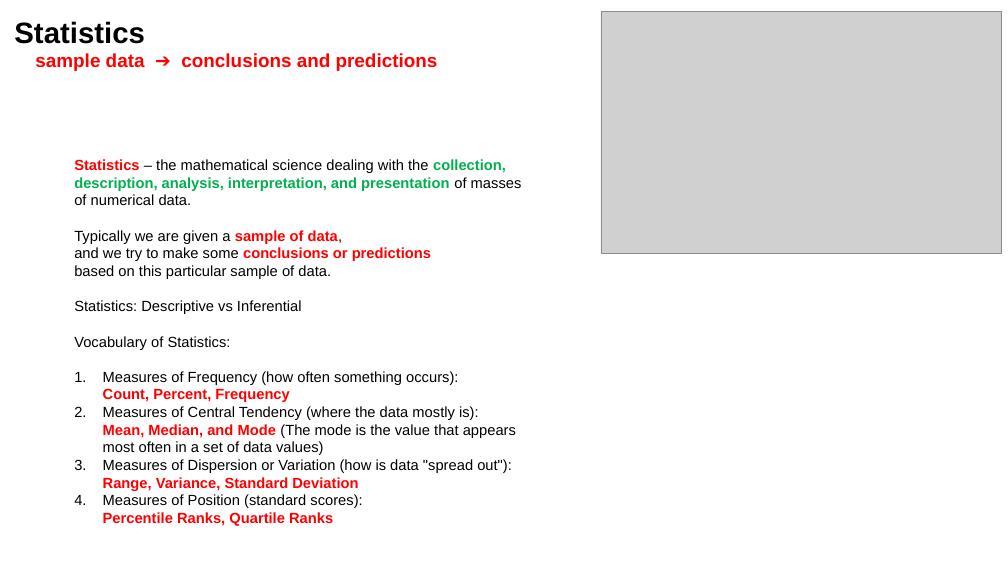
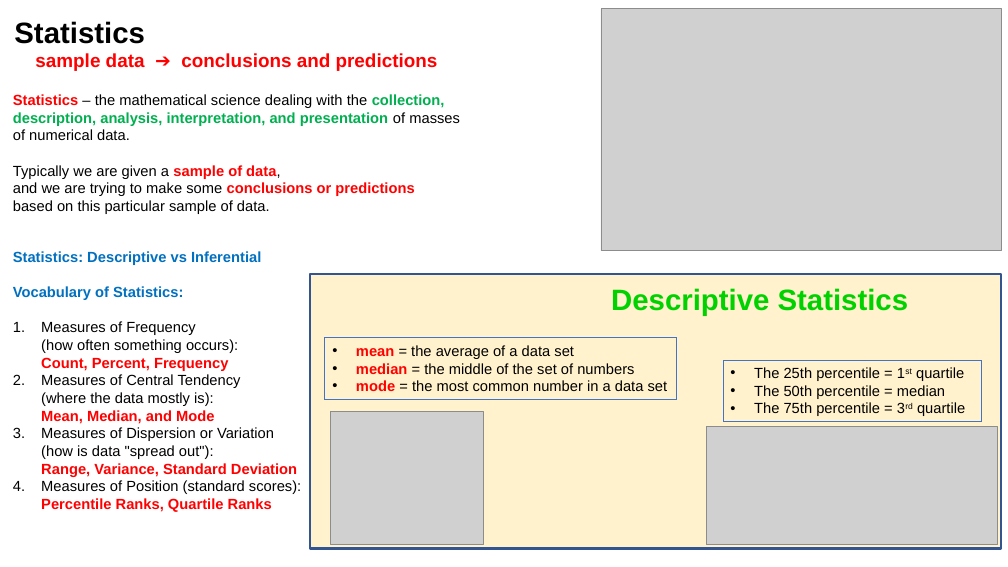
Before and after one commit to lselector/statistics, a slide deck: slide 1 of statistics_01_probability.pptx. Drawn at 1008x567 pixels with LibreOffice and Linux fonts; fonts in the diff are those of the drawing; grey boxes stand for pictures. Boxes give left, top, right and bottom in pixels: in the first picture for what was removed or moved away, otherwise in the second. Text is boxed around its words. In the diff, an @@ line names an element or a change of style, - is before the commit and + after.

```diff
--- a/statistics_01_probability.pptx
+++ b/statistics_01_probability.pptx
@@ text "Statistics – the mathematical science ...": place and size @@
-text "Statistics – the mathematical science ..." at (74, 159, 522, 526)
+text "Statistics – the mathematical science ..." at (13, 94, 460, 214)
@@ text at (13, 165, 414, 214): text changed @@
-Typically we are given a sample of data,
-and we try to make some conclusions or predictions
-based on this particular sample of data.
-Statistics: Descriptive vs Inferential
-Vocabulary of Statistics:
-1. Measures of Frequency (how often something occurs):
-   Count, Percent, Frequency
-2. Measures of Central Tendency (where the data mostly is):
-   Mean, Median, and Mode (The mode is the value that appears most often in a set of data values)
-3. Measures of Dispersion or Variation (how is data "spread out"):
-   Range, Variance, Standard Deviation
-4. Measures of Position (standard scores):
-   Percentile Ranks, Quartile Ranks
+Typically we are given a sample of data,
+and we are trying to make some conclusions or predictions
+based on this particular sample of data.
@@ text added at (13, 251, 301, 512), 14 pt, text #000000 @@
+Statistics: Descriptive vs Inferential
+Vocabulary of Statistics:
+1. Measures of Frequency
+   (how often something occurs):
+   Count, Percent, Frequency
+2. Measures of Central Tendency
+   (where the data mostly is):
+   Mean, Median, and Mode
+3. Measures of Dispersion or Variation
+   (how is data "spread out"):
+   Range, Variance, Standard Deviation
+4. Measures of Position (standard scores):
+   Percentile Ranks, Quartile Ranks
@@ rectangle added at (310, 274, 1001, 549), fill #FFF2CC, outline #325491 2 pt @@
@@ text added at (611, 288, 909, 315), 28 pt, text #00D200, bold @@
+Descriptive Statistics
@@ rectangle added at (325, 338, 677, 399), outline #4472C4 0.75 pt, 14 pt, text #000000 @@
+• mean = the average of a data set
+• median = the middle of the set of numbers
+• mode = the most common number in a data set
@@ rectangle added at (723, 360, 982, 421), outline #4472C4 0.75 pt, 14 pt, text #000000 @@
+• The 25th percentile = 1st quartile
+• The 50th percentile = median
+• The 75th percentile = 3rd quartile
@@ picture added at (330, 411, 483, 544) @@
@@ picture added at (707, 426, 998, 545) @@
```
Also in this commit, not shown: 7 other slides changed, 3 slides added.
